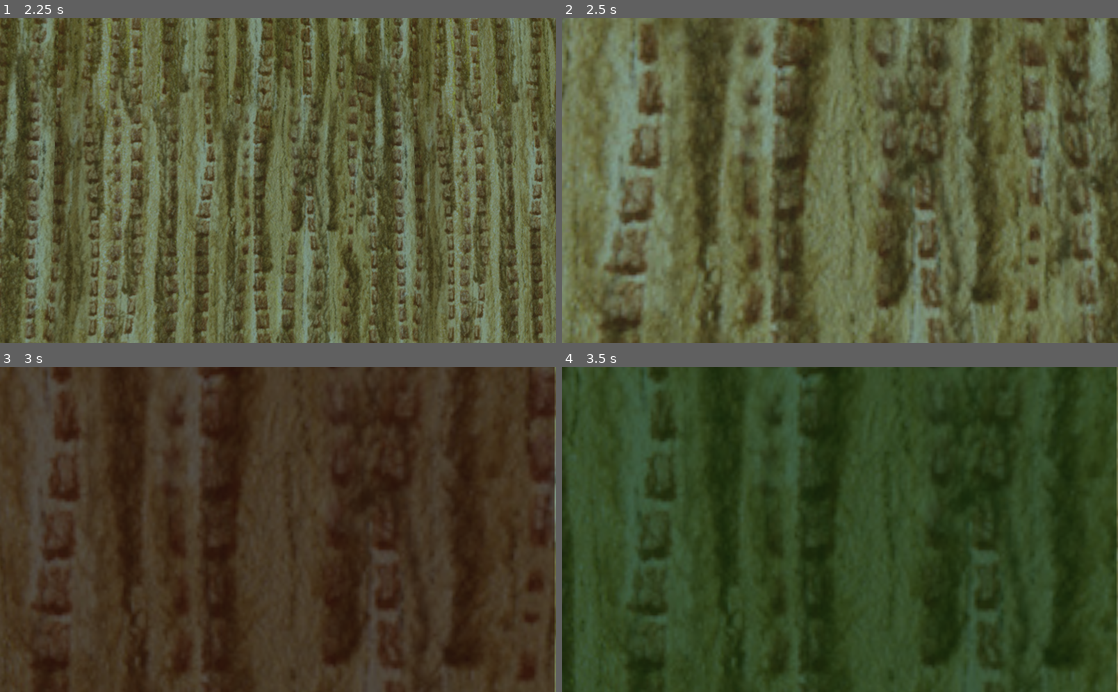
Above: before the commit, frames 1-4 (two rows, left to right).
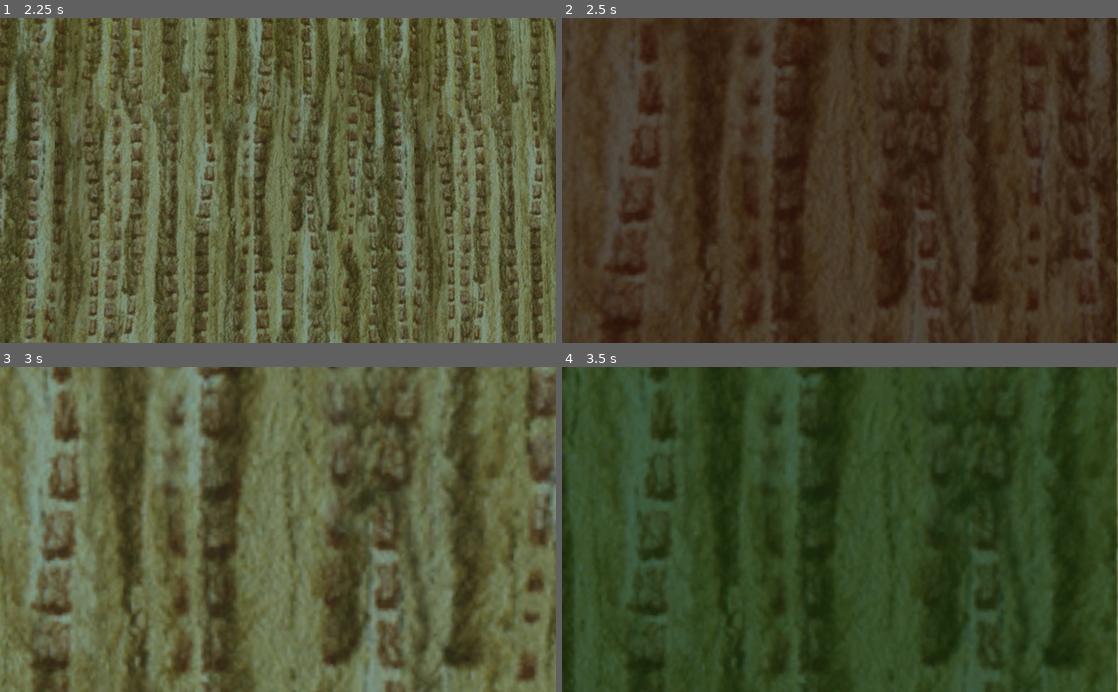
Above: after the commit, the same moments.

Repository: dvbeelen/LEECH
Game: Godot game, scene res://TestScene.tscn
Two runs of this game, one before a commit and one after it. Both use one fixed random seed, a clock stepped at 60 frames per second and the inputs below.
Inputs (mouse positions are in pixels of both pictures, inside the frame that each line leads up to):
- Up to frame 1 (2.25 s): tap Enter at 0.5 s; move the mouse to (305, 180) at 0.52 s; hold W (move_forward) from 0.53 s (still down); tap 1 (frame_1) at 0.6 s; tap 2 (frame_2) at 0.8, 1.35 s; move the mouse to (250, 180) at 1.27 s; tap 3 (frame_3) at 1.55, 2.1 s; move the mouse to (289, 174) at 2.02 s
- Up to frame 2 (2.5 s): keep holding W (move_forward); tap 1 (frame_1) at 2.3 s
- Up to frame 3 (3 s): keep holding W (move_forward); move the mouse to (272, 536) at 2.77 s; tap 1 (frame_1) at 2.85 s
- Up to frame 4 (3.5 s): keep holding W (move_forward); tap 2 (frame_2) at 3.05 s

Frame 1 is identical in both runs. In frame 2, 98% of the frame differs, in the area x 0-100%, y 0-100%; in frame 3, 98%; in frame 4, nothing differs.

Commit message:
Improved frame color switching

Diff:
--- a/Player/Player.gd
+++ b/Player/Player.gd
@@ -88,26 +88,40 @@
 	match frame_number:
 		1:
 			Global.red_frame = not Global.red_frame
+			Global.green_frame = false
+			Global.blue_frame = false
 			if !Global.red_frame:
-				reset_frame()
+				reset_frame(1)
 			else:
 				color_frame(Color(1,0,0))
 		2:
 			Global.green_frame = not Global.green_frame
+			Global.red_frame = false
+			Global.blue_frame = false
 			if !Global.green_frame:
-				reset_frame()
+				reset_frame(2)
 			else:
 				color_frame(Color(0,1,0))
 		3:
 			Global.blue_frame = not Global.blue_frame
+			Global.green_frame = false
+			Global.red_frame = false
 			if !Global.blue_frame:
-				reset_frame()
+				reset_frame(3)
 			else:
 				color_frame(Color(0,0,1))
 
-func reset_frame():
+func reset_frame(frame_to_reset):
 	frame.modulate = Color(1,1,1)
 	frame.modulate.a = 0
+	match frame_to_reset:
+		1:
+			Global.red_frame = false
+		2:
+			Global.green_frame = false
+		3:
+			Global.blue_frame = false
+
 
 func color_frame(color):
 	frame.modulate = color
